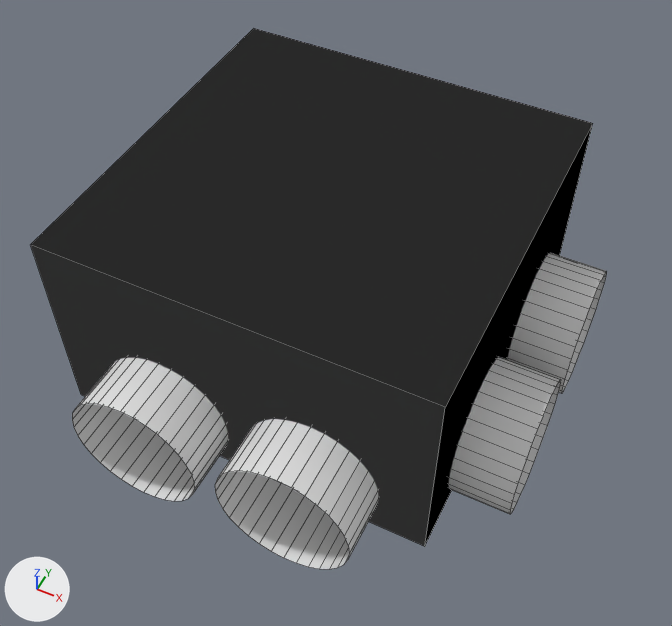
What one commit did to the OBJ model src/main/resources/assets/electricity/models/dc_string_cable/dc_string_cable_tee.obj.
Rendered twice from a 50 mm lens placed at (0.755, -1.001, 0.654), pointed at (0.515, -0.519, 0.052). The lights are fixed; the arrows at lower left show +X, +Y and +Z. The older version comes first. Mesh edges are drawn as thin lines. Where no turn or scale is listed for an object, it has been applied to the vertices.

Objects in the first picture: 'gland', 'jbox', 'jbox.001'.
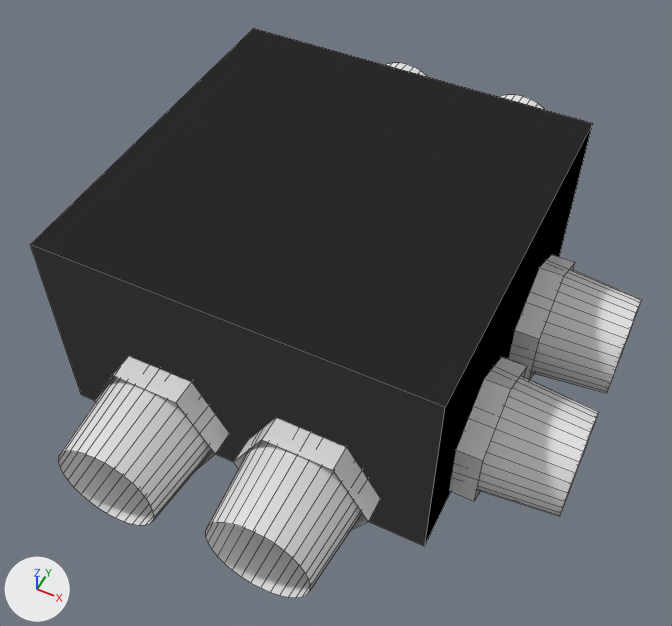
Changed parts and their boxes [x1, y1, x2, y2] in the pictures (672 x 626 px):
'gland', reshaped
    before: [72, 253, 607, 569]
    after: [58, 63, 642, 598]
part 1 of me_gland, rebuilt (not visible before)
    after: [386, 63, 427, 77]
part 2 of me_gland, rebuilt (11% taller)
    before: [72, 358, 228, 501]
    after: [58, 367, 214, 526]
part 3 of me_gland, rebuilt (not visible before)
    after: [499, 95, 544, 109]
part 4 of me_gland, rebuilt
    before: [507, 253, 607, 393]
    after: [510, 260, 642, 393]
part 5 of me_gland, rebuilt
    before: [449, 357, 561, 514]
    after: [452, 366, 599, 516]
part 6 of me_gland, rebuilt (13% taller)
    before: [215, 419, 379, 569]
    after: [205, 429, 366, 598]
part 7 of me_gland, added
    after: [94, 255, 575, 530]

The change in detail:
me_gland is used by ob_gland; location (0.0, 0.0, 0.0).
me_gland had 384 vertices, 192 faces and spanned x 0.378..0.712, y -0.712..-0.237, z -0.016..0.097.
me_gland now has 456 vertices, 228 faces and spans x 0.377..0.748, y -0.748..-0.189, z -0.017..0.098.
me_gland part 1: the loose piece of 64 vertices spanning x 0.378..0.491, y -0.338..-0.237, z -0.016..0.097 is rebuilt with 64 vertices and now spans x 0.381..0.488, y -0.316..-0.189, z -0.013..0.094.
me_gland part 2: the loose piece of 64 vertices spanning x 0.378..0.491, y -0.712..-0.613, z -0.016..0.097 is rebuilt with 64 vertices and now spans x 0.381..0.488, y -0.748..-0.62, z -0.013..0.094.
me_gland part 3: the loose piece of 64 vertices spanning x 0.509..0.622, y -0.338..-0.237, z -0.016..0.097 is rebuilt with 64 vertices and now spans x 0.512..0.619, y -0.316..-0.189, z -0.013..0.094.
me_gland part 4: the loose piece of 64 vertices spanning x 0.613..0.712, y -0.491..-0.378, z -0.016..0.097 is rebuilt with 64 vertices and now spans x 0.62..0.748, y -0.488..-0.381, z -0.013..0.094.
me_gland part 5: the loose piece of 64 vertices spanning x 0.613..0.712, y -0.622..-0.509, z -0.016..0.097 is rebuilt with 64 vertices and now spans x 0.62..0.748, y -0.619..-0.512, z -0.013..0.094.
me_gland part 6: the loose piece of 64 vertices spanning x 0.509..0.622, y -0.712..-0.613, z -0.016..0.097 is rebuilt with 64 vertices and now spans x 0.512..0.619, y -0.748..-0.62, z -0.013..0.094.
Part 7, on me_gland:
36 vertices are added at x 0.377..0.641, y -0.684..-0.338, z -0.017..0.098.
24 new vertices lie (0.0, 0.043, 0.0) away from vertices in x 0.377..0.623, y -0.684..-0.338, z -0.009..0.09.
12 new vertices lie (0.043, 0.0, 0.0) away from vertices in x 0.641, y -0.615..-0.385, z -0.017..0.098.
36 new faces join them.
